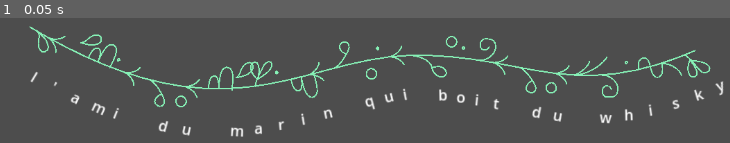
Above: before the commit, frame 1.
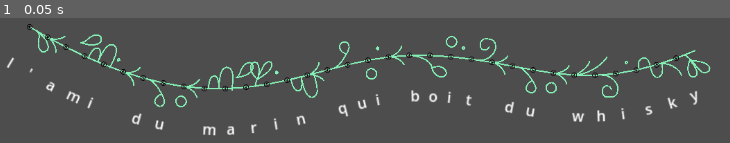
Above: after the commit, the same moment.

Repository: deplanty/tendrilis
Game: Godot game, scene res://main.tscn
Two runs of this game, one before a commit and one after it. Both use one fixed random seed, a clock stepped at 60 frames per second and the inputs below.
Inputs:
- Up to frame 1 (0.05 s): no input

The runs differ from the first frame. In frame 1, 3.5% of the frame differs, in the area x 0-100%, y 4-96%.

Commit message:
The translation letter anchor is set back to top left

Diff:
--- a/letters/tendrilis-character.gd
+++ b/letters/tendrilis-character.gd
@@ -102,7 +102,6 @@
 		line.scale.x = line_scale
 		line.scale.y = line_scale
 
-	$Label.position.x = _data.base_size / 2
 	$Label.position.y = fontsize
 
 #endregion
--- a/letters/tendrilis-character.tscn
+++ b/letters/tendrilis-character.tscn
@@ -1,6 +1,7 @@
-[gd_scene load_steps=2 format=3 uid="uid://b3i2pkd8028nv"]
+[gd_scene load_steps=3 format=3 uid="uid://b3i2pkd8028nv"]
 
 [ext_resource type="Script" uid="uid://bewpwn7xxc20m" path="res://letters/tendrilis-character.gd" id="1_0qvdt"]
+[ext_resource type="Texture2D" uid="uid://bfsurb0p50vba" path="res://editor/icon-plus.png" id="2_u7l2l"]
 
 [node name="TendrilisLetter" type="Node2D"]
 scale = Vector2(1.3333334, 1.3333334)
@@ -11,10 +12,9 @@
 scale = Vector2(0.99999994, 0.99999994)
 
 [node name="Label" type="Label" parent="."]
-anchors_preset = 5
-anchor_left = 0.5
-anchor_right = 0.5
-offset_left = -20.0
-offset_right = 20.0
+offset_right = 40.0
 offset_bottom = 23.0
-grow_horizontal = 2
+
+[node name="Sprite2D" type="Sprite2D" parent="."]
+scale = Vector2(0.3, 0.3)
+texture = ExtResource("2_u7l2l")
